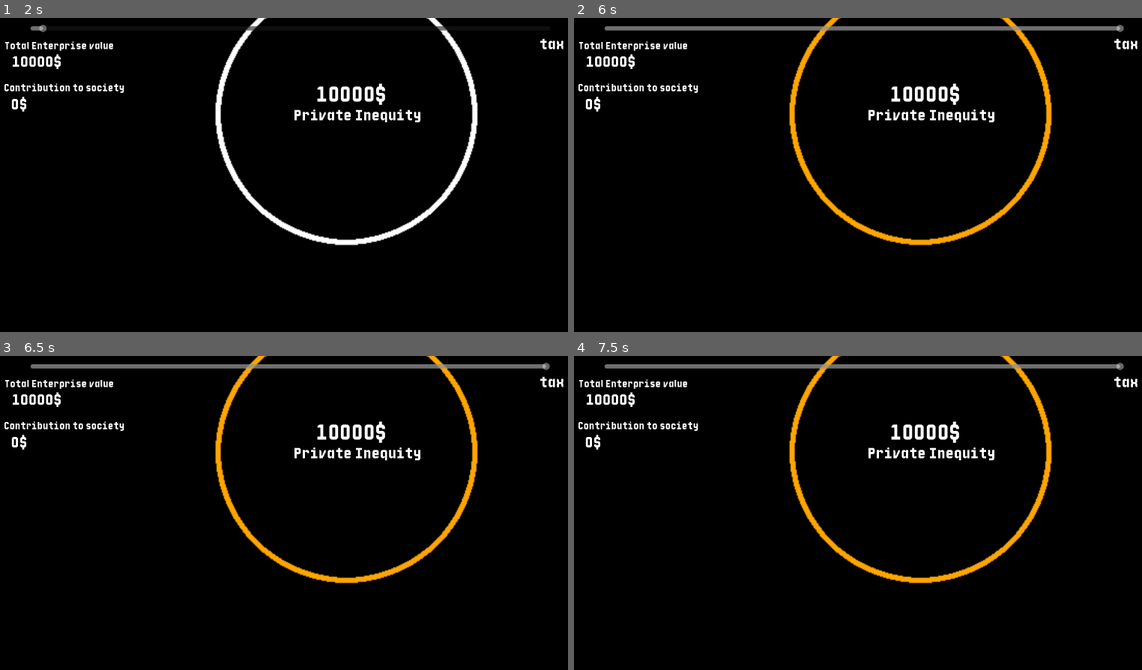
Above: before the commit, frames 1-4 (two rows, left to right).
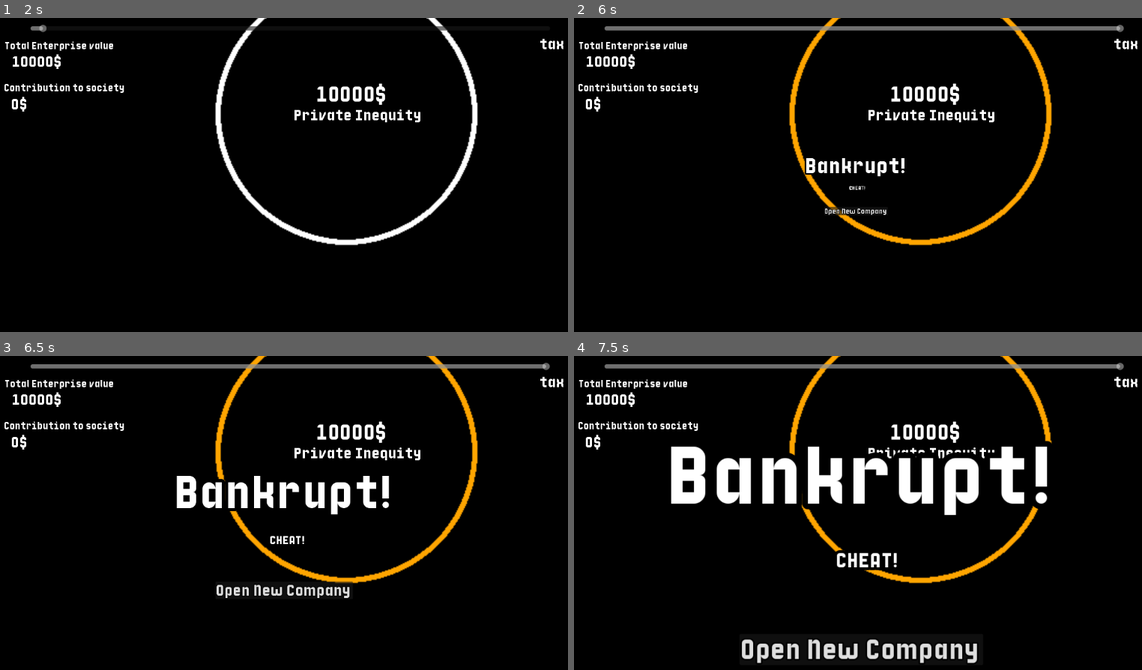
Above: after the commit, the same moments.

Repository: pirey0/LD58
Game: Godot game, scene res://main.tscn
Two runs of this game, one before a commit and one after it. Both use one fixed random seed, a clock stepped at 60 frames per second and the inputs below.
Inputs (mouse positions are in pixels of both pictures, inside the frame that each line leads up to):
- Up to frame 1 (2 s): tap Enter at 0.5 s; drag from (289, 187) to (352, 112) at 0.52 s; tap Space at 1.25 s; drag from (170, 203) to (261, 253) at 1.27 s
- Up to frame 2 (6 s): tap Enter at 2, 3.5 s; move the mouse to (926, 112) at 2.02 s; tap 3 at 2.1 s; click (926, 112) at 2.17 s; tap 4 at 2.3 s; tap Space at 2.75 s; drag from (835, 253) to (681, 137) at 2.77 s; move the mouse to (1045, 237) at 3.52 s; tap 1 at 3.6 s; click (1045, 237) at 3.67 s; tap 2 at 3.8 s; click (852, 175) at 4.25 s, where only the run after the commit has a clickable "Open New Company"; click (852, 175) at 5 s, where only the run after the commit has a clickable "Open New Company"; click (852, 175) at 5.75 s, where only the run after the commit has a clickable "Open New Company"
- Up to frame 3 (6.5 s): no input
- Up to frame 4 (7.5 s): drag from (681, 475) to (772, 440) at 6.52 s; move the mouse to (892, 525) at 7.27 s; tap 3 at 7.35 s; click (892, 525) at 7.42 s

Frame 1 is identical in both runs. In frame 2, 0.7% of the frame differs, in the area x 40-59%, y 44-64%; in frame 3, 2.7%; in frame 4, 8.3%, in the area x 17-85%, y 26-98%.

Commit message:
game over

Diff:
--- a/content/company.gd
+++ b/content/company.gd
@@ -109,9 +109,6 @@
 	if taxable:
 		tax += roundi(amount * 0.21)
 
-	if money < -2000.0:
-		bankrupt()
-
 	update_state()
 
 func bankrupt():
--- a/content/connection_tax.gd
+++ b/content/connection_tax.gd
@@ -19,6 +19,9 @@
 func on_target_reached():
 	var tax = destination.tax
 
+	if destination.money < -2000.0:
+		destination.bankrupt()
+
 	if tax <= 0.0:
 		#goes back with nothing
 		var inst := spawn_item( preload("res://content/connection_item_person.tscn"))
--- a/main.gd
+++ b/main.gd
@@ -6,6 +6,7 @@
 	var pos = G.world.screen_to_world_pos(get_window().size * 0.5)
 	var root :Company = G.world.spawn_company_at(pos, "Private Inequity")
 	root.player_owned = true
+	root.add_to_group("main_company")
 	root.change_money(10000.0, false)
 
 	var goods :Company = G.world.spawn_company_at(pos + Vector2(1000,0), "Retailer", preload("res://content/producer_company.tscn"))
--- a/main.tscn
+++ b/main.tscn
@@ -7,6 +7,16 @@
 [ext_resource type="Script" uid="uid://qy2jwjkm2wl1" path="res://meta.gd" id="5_lquwl"]
 
 [sub_resource type="LabelSettings" id="LabelSettings_lquwl"]
+
+[sub_resource type="LabelSettings" id="LabelSettings_7mycd"]
+font_size = 120
+outline_size = 40
+outline_color = Color(0, 0, 0, 1)
+
+[sub_resource type="LabelSettings" id="LabelSettings_272bh"]
+font_size = 30
+outline_size = 20
+outline_color = Color(0, 0, 0, 1)
 
 [node name="main" type="Node"]
 script = ExtResource("1_ig7tw")
@@ -42,10 +52,13 @@
 [node name="UI" type="CanvasLayer" parent="."]
 layer = 2
 
-[node name="Meta" type="Node" parent="UI" node_paths=PackedStringArray("progress_slider", "tev")]
+[node name="Meta" type="Node" parent="UI" node_paths=PackedStringArray("progress_slider", "tev", "gameover_obj", "gameover_reason", "retry_button")]
 script = ExtResource("5_lquwl")
 progress_slider = NodePath("../HSlider")
 tev = NodePath("../tev")
+gameover_obj = NodePath("../GameoverParent")
+gameover_reason = NodePath("../GameoverParent/GameoverReason")
+retry_button = NodePath("../GameoverParent/Retry")
 
 [node name="HSlider" type="HSlider" parent="UI"]
 anchors_preset = 5
@@ -99,3 +112,64 @@
 offset_right = 120.0
 offset_bottom = 180.0
 text = "0$"
+
+[node name="GameoverParent" type="Control" parent="UI"]
+process_mode = 3
+layout_mode = 3
+anchors_preset = 8
+anchor_left = 0.5
+anchor_top = 0.5
+anchor_right = 0.5
+anchor_bottom = 0.5
+offset_left = -20.0
+offset_top = -20.0
+offset_right = 20.0
+offset_bottom = 20.0
+grow_horizontal = 2
+grow_vertical = 2
+mouse_filter = 2
+
+[node name="GameOver" type="Label" parent="UI/GameoverParent"]
+layout_mode = 1
+anchors_preset = 8
+anchor_left = 0.5
+anchor_top = 0.5
+anchor_right = 0.5
+anchor_bottom = 0.5
+offset_left = -341.0
+offset_top = -158.0
+offset_right = 339.0
+offset_bottom = -18.0
+grow_horizontal = 2
+grow_vertical = 2
+text = "Bankrupt!"
+label_settings = SubResource("LabelSettings_7mycd")
+horizontal_alignment = 1
+
+[node name="GameoverReason" type="Label" parent="UI/GameoverParent"]
+layout_mode = 1
+anchors_preset = 8
+anchor_left = 0.5
+anchor_top = 0.5
+anchor_right = 0.5
+anchor_bottom = 0.5
+offset_left = -557.0
+offset_top = 44.0
+offset_right = 567.0
+offset_bottom = 155.0
+grow_horizontal = 2
+grow_vertical = 2
+text = "%s went insolvent.
+The courts lifted the corporate veil, you have to stand trial. \"))
+"
+label_settings = SubResource("LabelSettings_272bh")
+horizontal_alignment = 1
+
+[node name="Retry" type="Button" parent="UI/GameoverParent"]
+layout_mode = 0
+offset_left = -201.0
+offset_top = 211.0
+offset_right = 227.0
+offset_bottom = 266.0
+theme_override_font_sizes/font_size = 40
+text = "Open New Company"
--- a/meta.gd
+++ b/meta.gd
@@ -3,12 +3,22 @@
 @export var progress_slider : HSlider
 @export var tev : Label
 @export var contribution : Label
+@export var gameover_obj : Control
+@export var gameover_reason : Label
+@export var retry_button : Button
 
 var time := 0.0
 
 var year_duration := 120.0
 
 var in_year_end := false
+
+func _ready() -> void:
+	gameover_obj.hide()
+	await get_tree().physics_frame
+	var root = get_tree().get_first_node_in_group("main_company")
+	root.on_vanish.connect(gameover.bind("%s went insolvent.\n\
+	 The courts lifted the corporate veil, you have to stand trial. "% root.company_name))
 
 func update_stats():
 
@@ -51,5 +61,30 @@
 
 
 func _input(event: InputEvent) -> void:
-	if event is InputEventKey and event.keycode == KEY_1 and event.is_pressed():
-		trigger_year_end()
+	if event is InputEventKey and event.is_pressed():
+		match event.keycode:
+			KEY_1:
+				trigger_year_end()
+			KEY_2:
+				gameover("CHEAT!")
+			KEY_3:
+				Engine.time_scale += 1
+			KEY_4:
+				Engine.time_scale -= 1
+
+func gameover(reason):
+	gameover_obj.scale = Vector2.ZERO
+	gameover_obj.show()
+	gameover_reason.text = reason
+	#TODO animation
+
+	var tw := create_tween()
+	tw.tween_interval(2.0)
+	tw.tween_callback(func(): Engine.time_scale =0.1)
+	tw.tween_property(gameover_obj,"scale", Vector2.ONE , 0.5).from(0.0 * Vector2.ONE)\
+		.set_trans(Tween.TransitionType.TRANS_BACK).set_ease(Tween.EASE_OUT)
+
+	retry_button.pressed.connect(on_retry)
+
+func on_retry():
+	get_tree().quit(0)
Not shown: 1 places in main.tscn that only renumber resources
